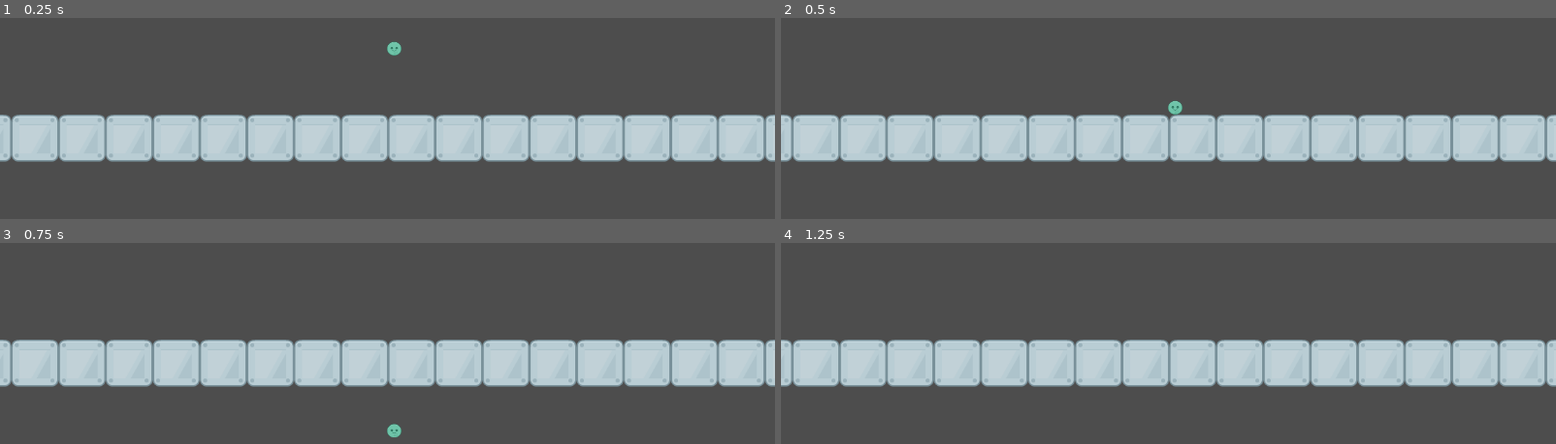
Above: before the commit, frames 1-4 (two rows, left to right).
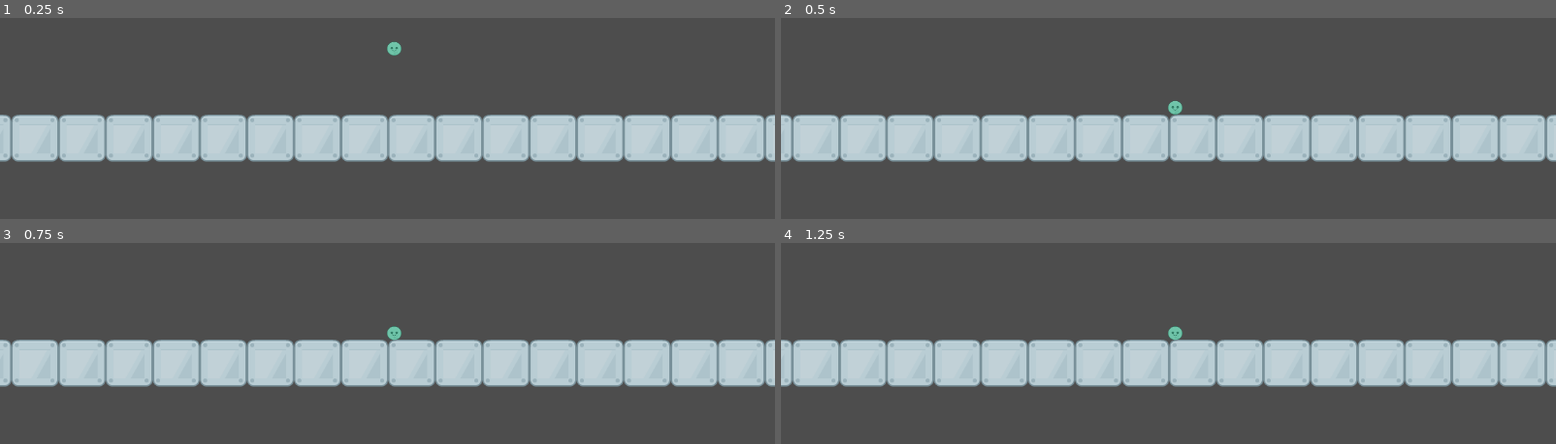
Above: after the commit, the same moments.

Repository: bsu-cs315/P1-Weaver
Game: Godot game, scene res://src/Level.tscn
Same seed, same stepped clock (60 frames per second), same inputs: the game is played once before the commit and once after it.
Inputs:
- Up to frame 1 (0.25 s): no input
- Up to frame 2 (0.5 s): no input
- Up to frame 3 (0.75 s): no input
- Up to frame 4 (1.25 s): no input

Frames 1-2 are identical in both runs. In frame 3, 0.2% of the frame differs, in the area x 49-52%, y 41-97%; in frame 4, 0.1%.

Commit message:
Fix repository issues and add floor collision

Diff:
--- a/project/src/Level.tscn
+++ b/project/src/Level.tscn
@@ -9,9 +9,13 @@
 texture = ExtResource("2_8xeft")
 texture_region_size = Vector2i(70, 70)
 0:0/0 = 0
+0:0/0/physics_layer_0/linear_velocity = Vector2(0, 0)
+0:0/0/physics_layer_0/angular_velocity = 0.0
+0:0/0/physics_layer_0/polygon_0/points = PackedVector2Array(-35, -35, 35, -35, 35, 35, -35, 35)
 
 [sub_resource type="TileSet" id="TileSet_v6amt"]
 tile_size = Vector2i(70, 70)
+physics_layer_0/collision_layer = 1
 sources/0 = SubResource("TileSetAtlasSource_smm1s")
 
 [node name="Level" type="Node2D"]
